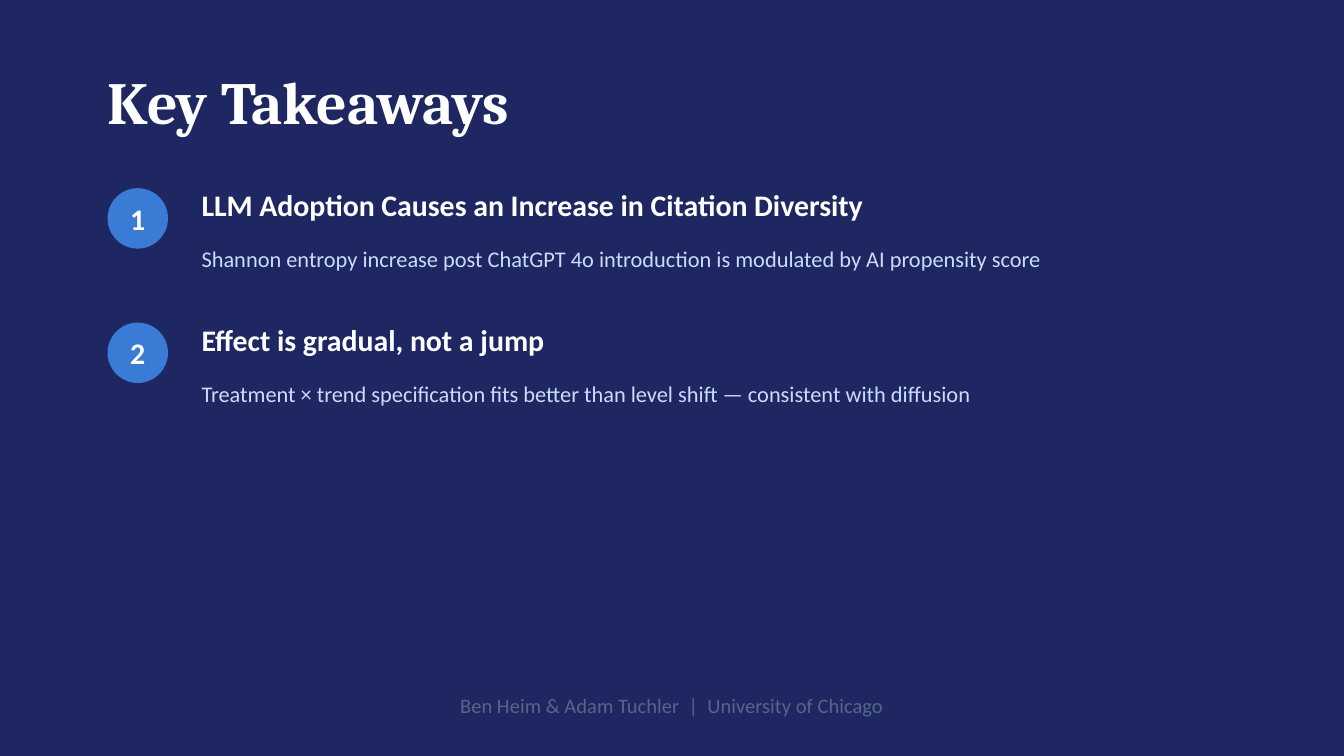
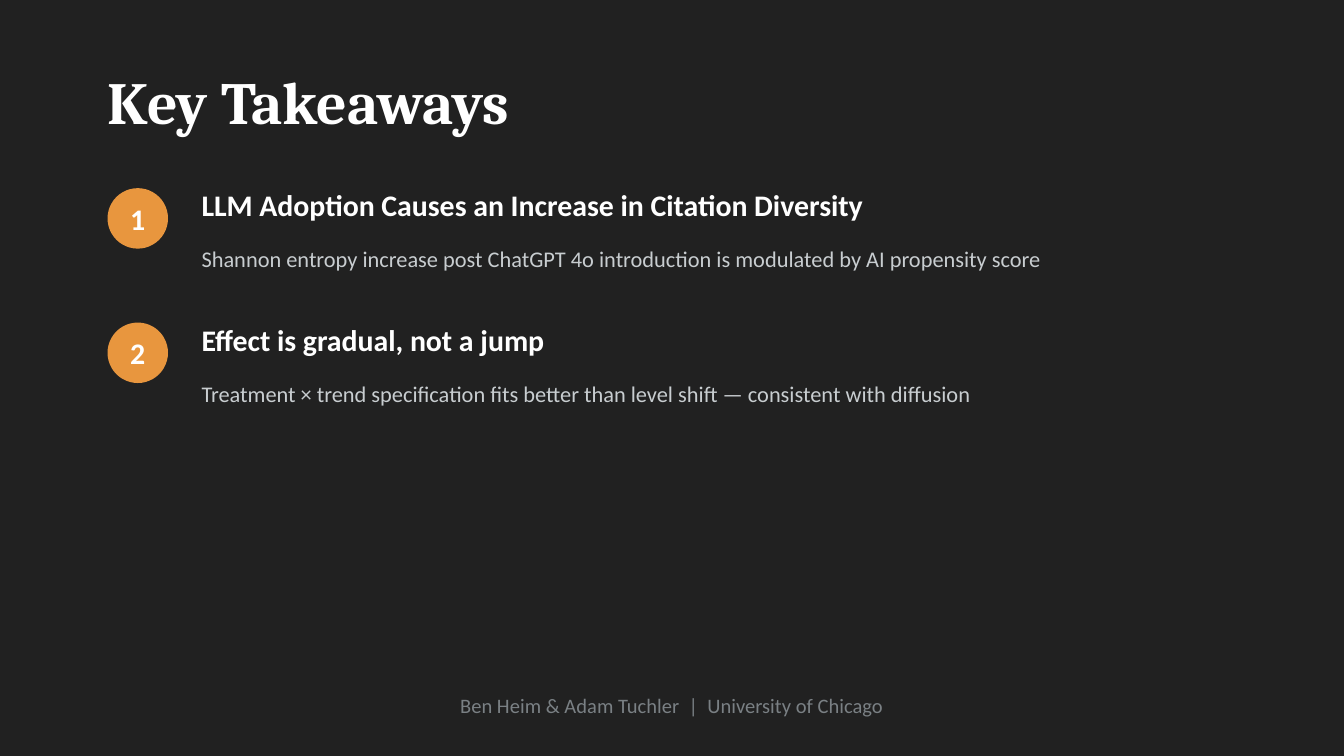
Before and after one commit to bheim/aig_final_project, a slide deck: slide 20 of claude work/presentation final.pptx. Drawn at 1344x756 pixels with LibreOffice and Linux fonts; fonts in the diff are those of the drawing. Boxes give left, top, right and bottom in pixels: in the first picture for what was removed or moved away, otherwise in the second. Text is boxed around its words. In the diff, an @@ line names an element or a change of style, - is before the commit and + after.

```diff
--- a/claude work/presentation final.pptx
+++ b/claude work/presentation final.pptx
@@ background #1E2761 to #212121 @@
@@ ellipse at box(108, 188, 168, 249): fill #3A7BD5 to #E8963E @@
@@ text "Shannon entropy increase post ChatGPT ..." at box(202, 251, 1040, 271): text colour #CADCFC to #C8CDD0 @@
@@ ellipse at box(108, 323, 168, 383): fill #3A7BD5 to #E8963E @@
@@ text "Treatment × trend specification fits ..." at box(202, 386, 970, 406): text colour #CADCFC to #C8CDD0 @@
@@ text "Ben Heim & Adam Tuchler ..." at box(460, 699, 883, 717): text colour #556688 to #7A8084 @@
```
Also in this commit, not shown: 24 other slides changed, 2 other files.
